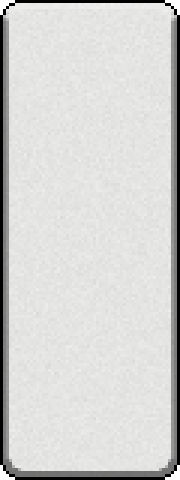
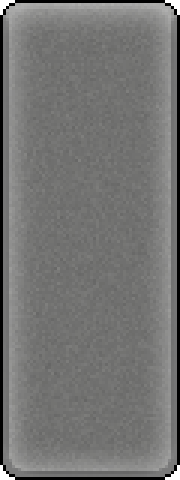
Layered file, before and after one edit (180 × 480). Changes by layer:
renamed "Layer 3" to "Layer 4", painted on it over [3, 3, 177, 477]
